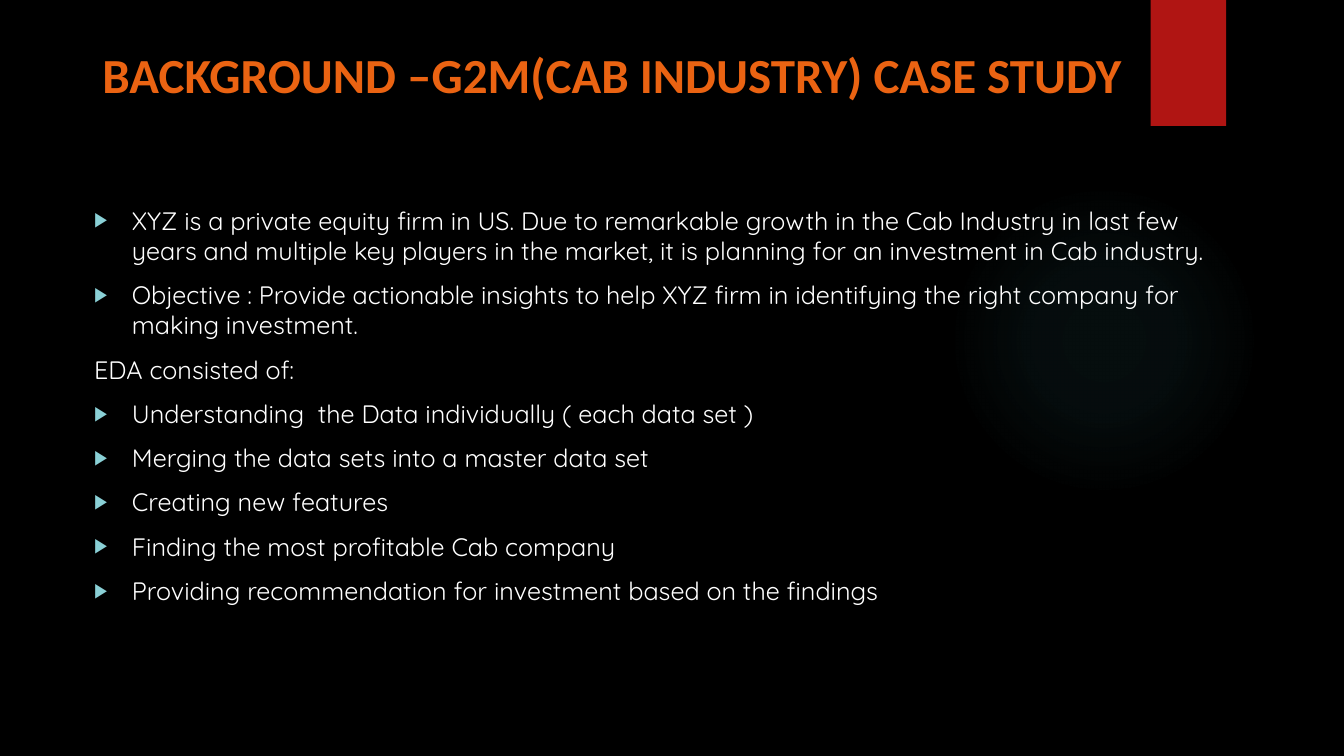
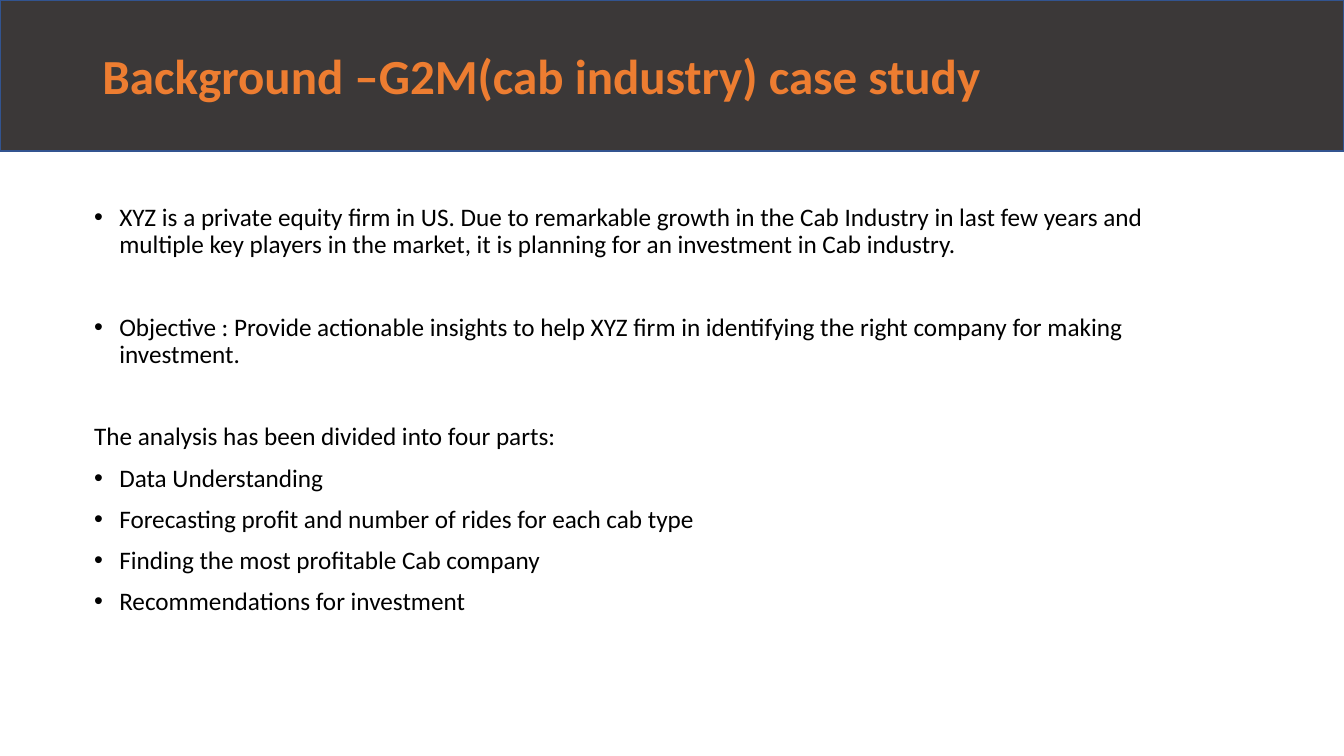
Before and after one commit to m-odeh/G2M-Data-Glacier-Internship-, a slide deck: slide 2 of G2M_Case_Study_ Final .pptx. Drawn at 1344x756 pixels with LibreOffice and Linux fonts; fonts in the diff are those of the drawing; background and template pictures are left out. Boxes give left, top, right and bottom in pixels: in the first picture for what was removed or moved away, otherwise in the second. Text is boxed around its words. In the diff, an @@ line names an element or a change of style, - is before the commit and + after.

Commit message:
Add files via upload
changed the ppt template to the default one provided by data glacier

```diff
--- a/G2M_Case_Study_ Final .pptx
+++ b/G2M_Case_Study_ Final .pptx
@@ background picture (left out) to #FFFFFF @@
@@ rectangle added at [0,0,1344,151], fill #3B3838, outline #325491 1 pt @@
@@ rectangle removed at [1150,0,1226,126] @@
@@ title at [102,58,980,103]: text changed; text colour #EA6312 to #ED7D31 @@
-BACKGROUND –G2M(CAB INDUSTRY) CASE STUDY
+Background –G2M(cab industry) case study
@@ text at [119,208,1142,574]: font Quicksand to Calibri, text colour #FFFFFF to #000000 in "XYZ is a private equity firm in ...", "Objective : Provide actionable insights to help ...", "Finding the most profitable Cab company"; bullet ▶ to •; line spacing 1 to 0.9 @@
@@ ellipse removed at [949,185,1259,495] @@
@@ text at [94,427,694,533]: text changed; font Quicksand to Calibri; text colour #FFFFFF to #000000 @@
-EDA consisted of:
-▶ Understanding the Data individually ( each data set )
-▶ Merging the data sets into a master data set
-▶ Creating new features
+The analysis has been divided into four parts:
+• Data Understanding
+• Forecasting profit and number of rides for each cab type
@@ text at [119,592,465,611]: text changed; font Quicksand to Calibri; text colour #FFFFFF to #000000 @@
-▶ Providing recommendation for investment based on the findings
+• Recommendations for investment
```
Also in this commit, not shown: 11 other slides changed.
